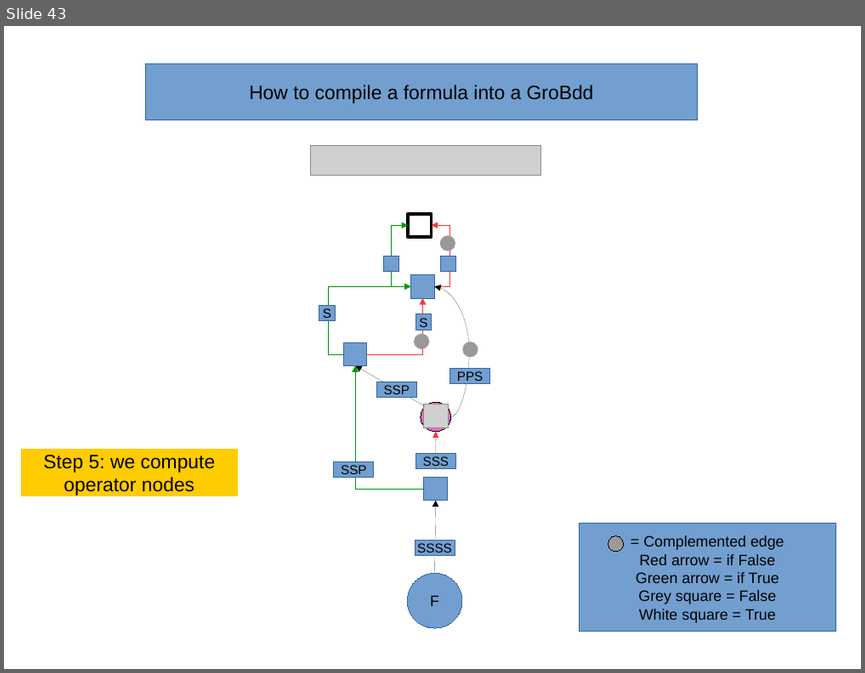
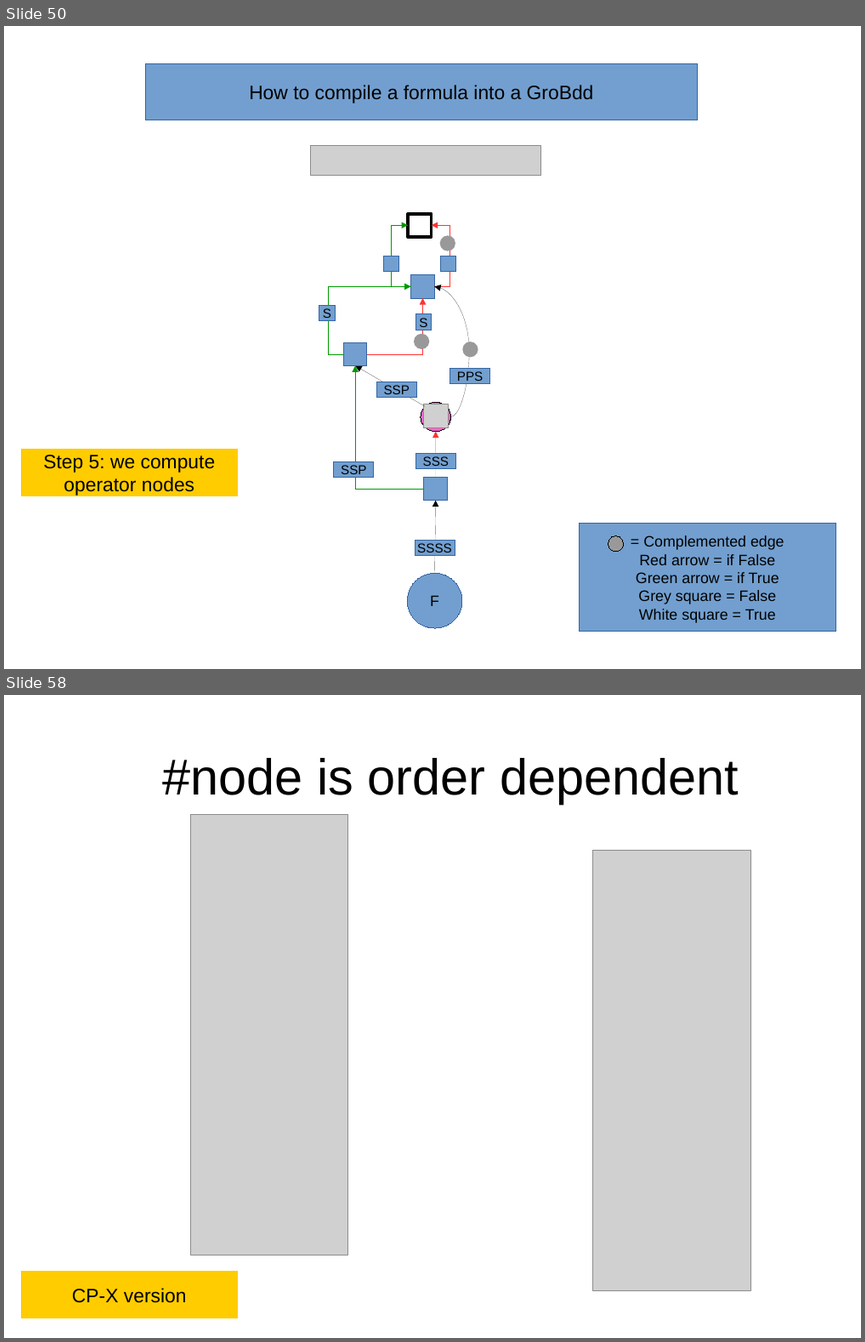
Before and after one commit to FenouilletLucas/DAGaml, a slide deck: doc/2017-04-06/GroBdd's evolution.en.odp. Shown one above the other, each under a label of ours: slide 43 before the commit, slides 50 and 58 after it; the slides between them are not shown. The pictures are 865x673 and 865x1342 pixels, drawn with LibreOffice and Linux fonts; fonts in the diff are those of the drawing; grey boxes stand for pictures. Boxes give left, top, right and bottom in pixels: in the first picture for what was removed or moved away, otherwise in the second. Text is boxed around its words. In the diff, an @@ line names an element or a change of style, - is before the commit and + after.

```diff
--- a/doc/2017-04-06/GroBdd's evolution.en.odp
+++ b/doc/2017-04-06/GroBdd's evolution.en.odp
@@ slide 58 added at (x1=4, y1=695, x2=861, y2=1338), background #FFFFFF @@
@@ title added at (x1=163, y1=758, x2=738, y2=803), 46.8 pt, text #000000 @@
+  #node is order dependent
@@ picture added at (x1=191, y1=815, x2=347, y2=1255) @@
@@ picture added at (x1=593, y1=851, x2=750, y2=1291) @@
@@ rectangle added at (x1=21, y1=1271, x2=237, y2=1318), fill #FFCC00, outline #FFCC00 0 pt, 18 pt, text #000000 @@
+CP-X version
@@ what was slide 43 is now slide 50 @@
```
Also in this commit, not shown: 3 slides changed, 16 other slides added, 2 slides removed, 32 other files.
